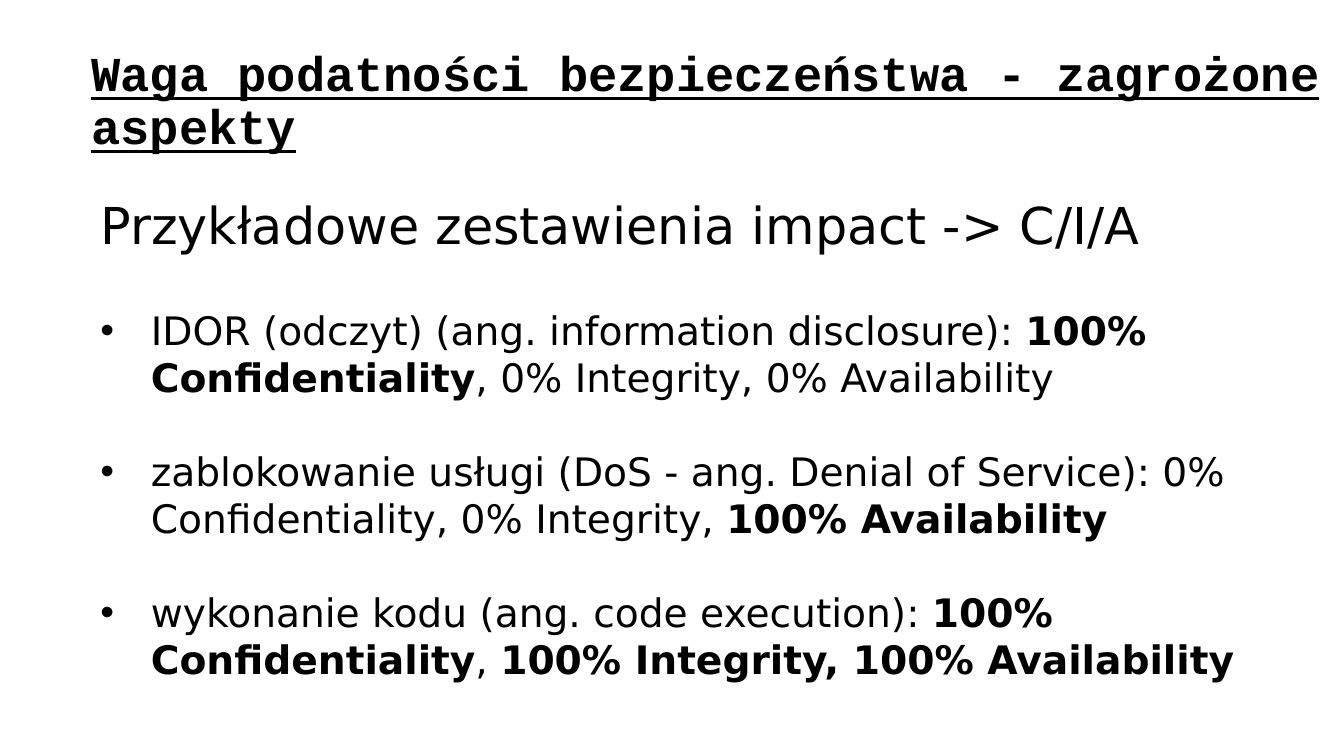
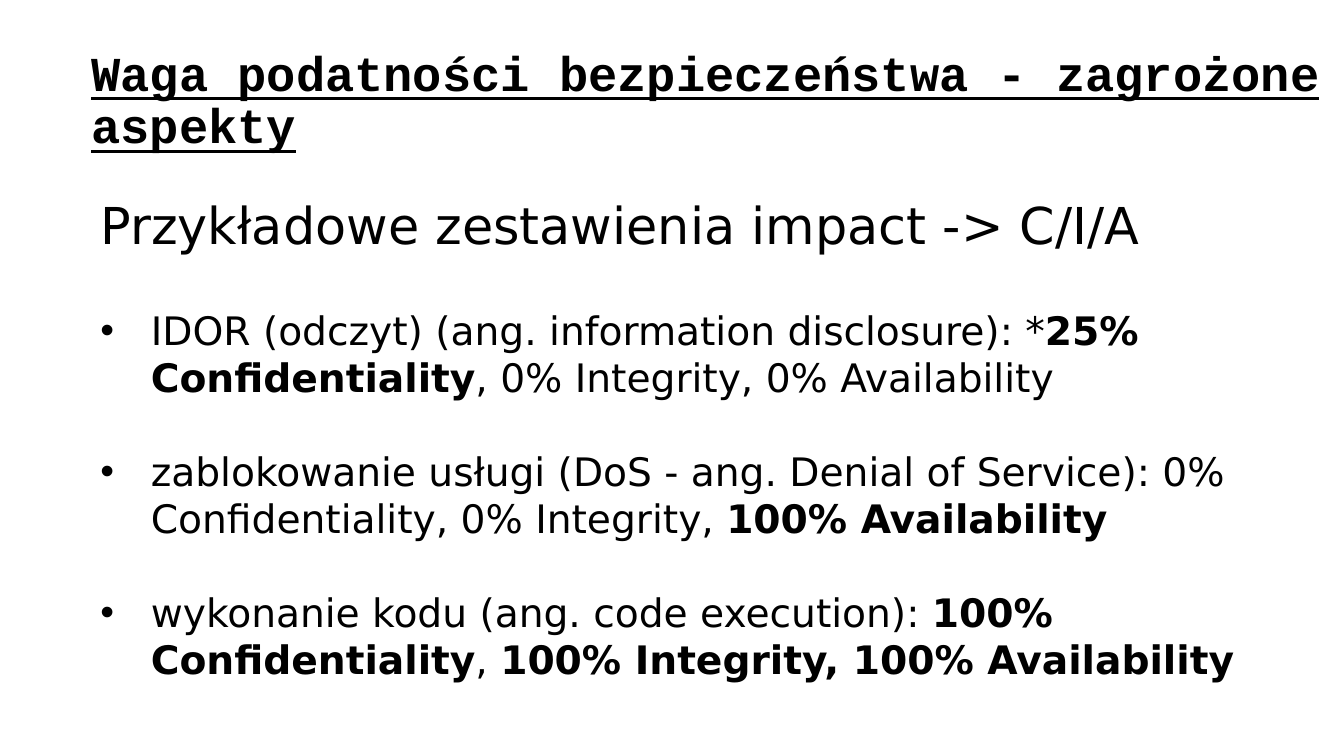
Before and after one commit to ewilded/DFIR, a slide deck: slide 38 of 2_Wprowadzenie_do_bezpieczenstwa_IT.pptx. Drawn at 1344x756 pixels with LibreOffice and Linux fonts; fonts in the diff are those of the drawing. Boxes give left, top, right and bottom in pixels: in the first picture for what was removed or moved away, otherwise in the second. Text is boxed around its words. In the diff, an @@ line names an element or a change of style, - is before the commit and + after.

```diff
--- a/2_Wprowadzenie_do_bezpieczenstwa_IT.pptx
+++ b/2_Wprowadzenie_do_bezpieczenstwa_IT.pptx
@@ text at box(151, 315, 1138, 401): text changed @@
-• IDOR (odczyt) (ang. information disclosure): 100% Confidentiality, 0% Integrity, 0% Availability
+• IDOR (odczyt) (ang. information disclosure): *25% Confidentiality, 0% Integrity, 0% Availability
```
Also in this commit, not shown: 41 other slides changed, 1 slide added, 2 other files.
